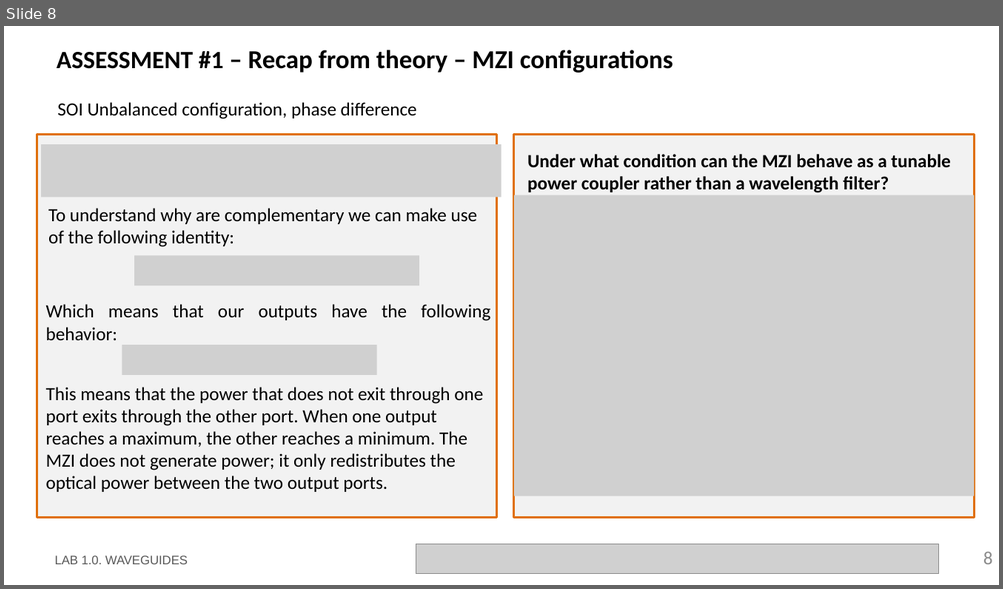
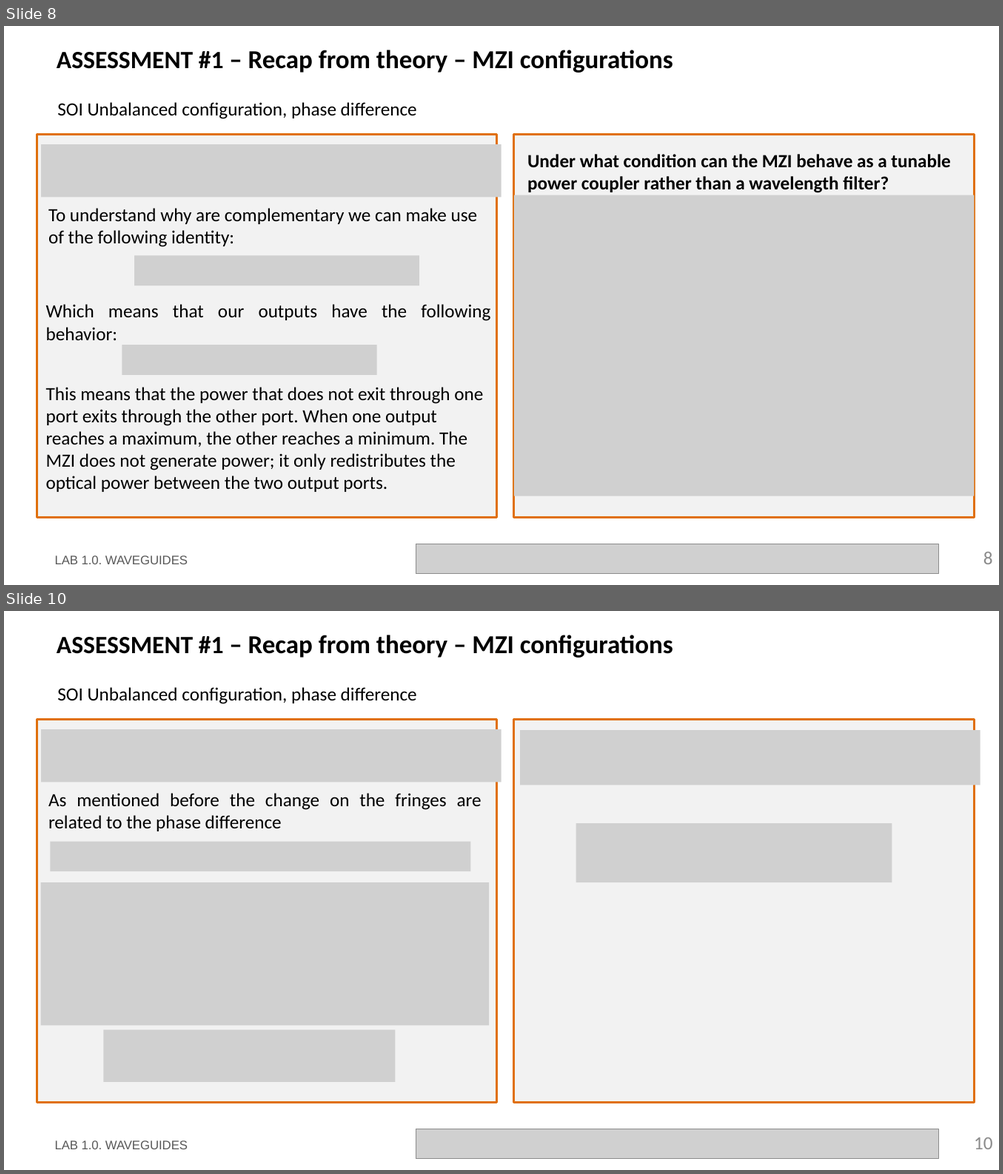
Before and after one commit to niospinamev2/pic-upv-lab3, a slide deck: LabBook_3.pptx. Shown one above the other, each under a label of ours: slide 8 before the commit, slides 8 and 10 after it; the slides between them are not shown. The pictures are 1003x589 and 1003x1174 pixels, drawn with LibreOffice and Linux fonts; fonts in the diff are those of the drawing; grey boxes stand for pictures; background and template pictures are left out. Boxes give left, top, right and bottom in pixels: in the first picture for what was removed or moved away, otherwise in the second. Text is boxed around its words. In the diff, an @@ line names an element or a change of style, - is before the commit and + after.

```diff
--- a/LabBook_3.pptx
+++ b/LabBook_3.pptx
@@ slide 10 added at (x1=4, y1=611, x2=999, y2=1170), background #FFFFFF @@
@@ title added at (x1=57, y1=635, x2=673, y2=658), 25 pt, text #000000, bold @@
+ASSESSMENT #1 – Recap from theory – MZI configurations
@@ text added at (x1=57, y1=687, x2=417, y2=704), 18 pt, text #000000 @@
+SOI Unbalanced configuration, phase difference
@@ rectangle added at (x1=37, y1=720, x2=497, y2=1103), fill #F2F2F2, outline #E0700D 2.25 pt @@
@@ rectangle added at (x1=514, y1=720, x2=974, y2=1103), fill #F2F2F2, outline #E0700D 2.25 pt @@
@@ picture added at (x1=41, y1=729, x2=502, y2=783) @@
@@ picture added at (x1=521, y1=730, x2=981, y2=786) @@
@@ text added at (x1=48, y1=793, x2=481, y2=832), 18 pt, text #000000 @@
+As mentioned before the change on the fringes are related to the phase difference
@@ picture added at (x1=576, y1=823, x2=892, y2=883) @@
@@ picture added at (x1=51, y1=842, x2=470, y2=871) @@
@@ picture added at (x1=40, y1=883, x2=489, y2=1026) @@
@@ picture added at (x1=103, y1=1031, x2=395, y2=1082) @@
@@ text added at (x1=55, y1=1141, x2=188, y2=1150), 12 pt, text #585858 @@
+LAB 1.0. WAVEGUIDES
@@ picture added at (x1=416, y1=1130, x2=939, y2=1159) @@
@@ page number added at (x1=973, y1=1138, x2=993, y2=1150), 18 pt, text #8C8C8C @@
+10
```
Also in this commit, not shown: 1 other slide added, 2 other files.
